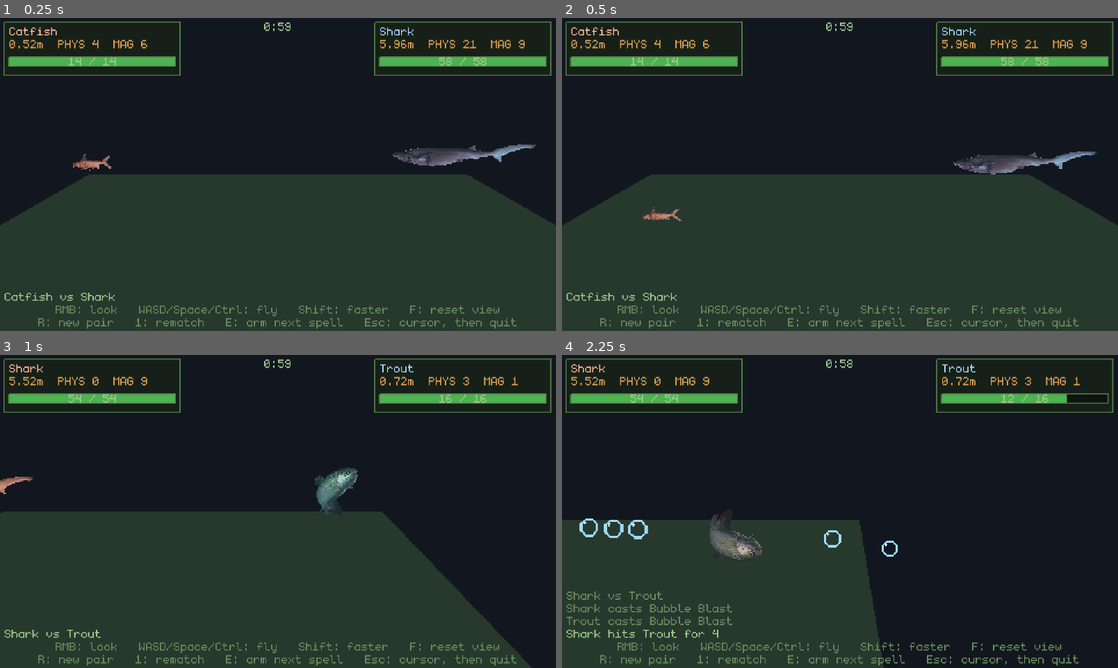
Above: before the commit, frames 1-4 (two rows, left to right).
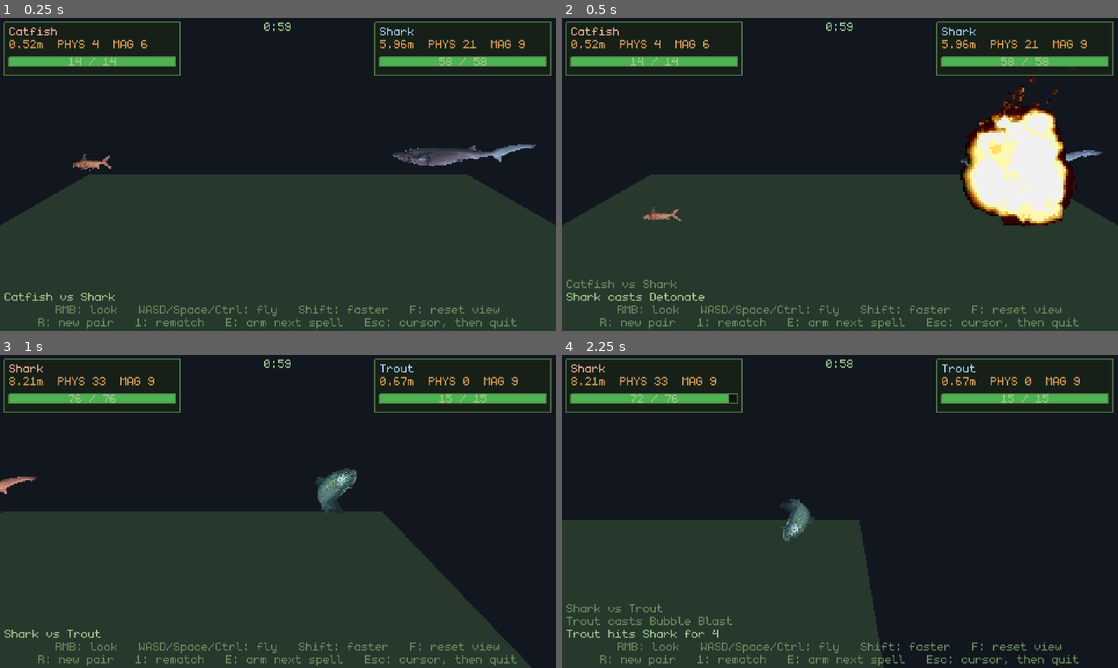
Above: after the commit, the same moments.

Repository: poissew/fishing-game
Game: Godot game, scene res://dev/TestArena.tscn
Two runs of this game, one before a commit and one after it. Both use one fixed random seed, a clock stepped at 60 frames per second and the inputs below. This scene is started directly instead of the project's main scene. The engine's default icon, where the game draws it, is replaced by a stand-in: a white triangle on a blue panel in a dark square.
Inputs (mouse positions are in pixels of both pictures, inside the frame that each line leads up to):
- Up to frame 1 (0.25 s): no input
- Up to frame 2 (0.5 s): no input
- Up to frame 3 (1 s): tap Enter (ui_accept) at 0.5, 0.77 s; move the mouse to (400, 495) at 0.52 s; hold D (right) from 0.53 s (still down); hold E (interact) from 0.53 s (still down); click (400, 495) at 0.67 s
- Up to frame 4 (2.25 s): release D (right) at 1.25 s; release E (interact) at 1.25 s; drag from (728, 527) to (812, 574) at 1.27 s; move the mouse to (895, 442) at 2.02 s; hold D (right) from 2.03 s (still down); tap Space at 2.1 s

Frame 1 is identical in both runs. In frame 2, 6.9% of the frame differs, in the area x 0-98%, y 18-91%; in frame 3, 0.5%; in frame 4, 2.5%.

Commit message:
feat: added boxer spell

Diff:
--- a/classes/battle_fish.gd
+++ b/classes/battle_fish.gd
@@ -18,7 +18,8 @@
 ##
 ## Spells ride on the FishInstance and are cast from here. A spell that
 ## triggers ON_HIT goes off on the next thing this fish runs into, fish or wall
-## or floor, rolls its damage through SpellInstance.try_cast() and feeds it into
+## or floor, rolls its damage through SpellInstance.try_cast_at() - on the stats
+## this body reckons it has, passives and all, see caster_power() - and feeds it into
 ## the same take_damage() a touch uses - the only difference is that a blast
 ## comes from a point in the world rather than from another fish, and so shoves
 ## outwards from it, the caster included. A spell can also wait for the top of a
@@ -222,6 +223,8 @@
 ## The fish's CowardSpellData, if it carries one: read once when the fish is
 ## bound rather than looked up every hop. Null for a fish that will fight.
 var _coward: CowardSpellData = null
+## Its BoxerSpellData, likewise: the one that moves its magic into its fists.
+var _boxer: BoxerSpellData = null
 
 ## The volley a spell left running: what there is still to fire, at what, and
 ## how long the fish hangs there before gravity gets it back.
@@ -285,6 +288,7 @@
 ## rather than per hop: a passive cannot come or go in the middle of a fight.
 func _read_passives() -> void:
 	_coward = null
+	_boxer = null
 	if fish == null:
 		return
 	for spell in fish.spells:
@@ -293,6 +297,9 @@
 		var coward := spell.data as CowardSpellData
 		if coward != null:
 			_coward = coward
+		var boxer := spell.data as BoxerSpellData
+		if boxer != null:
+			_boxer = boxer
 
 ## Reads the size, weight and icon off the fish and builds the body out of them.
 func _apply_fish() -> void:
@@ -350,21 +357,37 @@
 
 # -- Stats --------------------------------------------------------------------
 
-## Damage this fish deals on contact. A coward deals a share of it - none, by
-## default: it will not fight, and that is the price of the spell. The fish's
-## own phys_dmg is left alone, so what a spell scaling off it does is unchanged
-## and the selection screen still reports the catch honestly.
+## Damage this fish deals on contact, once its passives have had their say: a
+## boxer folds its magic damage in here, a coward keeps a share of the result -
+## none, by default, because it will not fight.
+##
+## The FishInstance's own phys_dmg is left alone either way, so the selection
+## screen still reports the catch honestly. This is the number the arena uses.
 func phys_dmg() -> int:
 	if fish == null:
 		return 0
+	var power := fish.phys_dmg
+	if _boxer != null:
+		power += int(round(fish.magic_dmg * _boxer.conversion))
 	if _coward != null:
-		return int(round(fish.phys_dmg * _coward.phys_scale))
-	return fish.phys_dmg
-
-## Damage this fish's spells scale off. SpellInstance takes the FishInstance
-## itself and picks this or phys_dmg depending on the spell's type.
+		power = int(round(power * _coward.phys_scale))
+	return maxi(0, power)
+
+## Damage this fish's spells scale off, once its passives have had their say: a
+## boxer has spent it on its fists and has none of it left.
 func magic_dmg() -> int:
-	return fish.magic_dmg if fish != null else 0
+	if fish == null:
+		return 0
+	if _boxer != null:
+		return maxi(0, int(round(fish.magic_dmg * _boxer.magic_scale)))
+	return fish.magic_dmg
+
+## The stat a spell of this type scales off, as this body reckons it. Every cast
+## goes through here rather than reading the FishInstance, so a passive that
+## rearranges what a fish's stats mean reaches its spells as well as its touches
+## - a boxer's blast is worth nothing because a boxer has no magic left.
+func caster_power(data: SpellData) -> int:
+	return magic_dmg() if data.is_magical() else phys_dmg()
 
 func is_alive() -> bool:
 	return fish != null and fish.is_alive() and not _dead
@@ -672,7 +695,7 @@
 	for spell in fish.ready_spells(SpellData.Trigger.ON_HIT):
 		if spell.data.needs_hit and not landed:
 			continue
-		var damage := spell.try_cast(fish)
+		var damage := spell.try_cast_at(caster_power(spell.data))
 		if damage == SpellInstance.NOT_READY:
 			continue
 		cast_spell.emit(spell.data, other)
@@ -796,7 +819,7 @@
 		var camera := spell.data as PaparazziSpellData
 		if camera == null:
 			continue
-		if spell.try_cast(fish) == SpellInstance.NOT_READY:
+		if spell.try_cast_at(caster_power(spell.data)) == SpellInstance.NOT_READY:
 			continue
 		# No target: the camera goes off whether or not anybody is in the shot.
 		cast_spell.emit(spell.data, null)
@@ -860,7 +883,7 @@
 	var target := _target_below(slam)
 	if target == null:
 		return
-	var damage := spell.try_cast(fish)
+	var damage := spell.try_cast_at(caster_power(spell.data))
 	if damage == SpellInstance.NOT_READY:
 		return
 	cast_spell.emit(spell.data, target)
@@ -906,7 +929,7 @@
 	var target := _nearest_enemy()
 	if target == null:
 		return
-	var damage := spell.try_cast(fish)
+	var damage := spell.try_cast_at(caster_power(spell.data))
 	if damage == SpellInstance.NOT_READY:
 		return
 	cast_spell.emit(spell.data, target)
--- a/classes/fish_data.gd
+++ b/classes/fish_data.gd
@@ -11,6 +11,7 @@
 	preload("res://data/spells/trauma.tres"),
 	preload("res://data/spells/ground_slam.tres"),
 	preload("res://data/spells/paparazzi.tres"),
+	preload("res://data/spells/boxer.tres"),
 ]
 
 enum Rarity {
--- /dev/null
+++ b/classes/spells/boxer_spell_data.gd
@@ -0,0 +1,28 @@
+## A passive: the fish does not do magic, it does fists.
+##
+## Everything it would have put into a spell goes into what it hits things with
+## instead - `conversion` of its magic damage is added to its physical damage,
+## and `magic_scale` of its magic damage is what it has left, which by default
+## is none of it. It is a conversion and not a bonus: a boxer carrying Detonate
+## blows up for nothing at all.
+##
+## Both halves land on BattleFish.phys_dmg() / magic_dmg(), the two numbers the
+## arena reads for everything - a touch, a spell's damage, the stat lines on the
+## cards. The FishInstance's own stats are untouched, so the catch is still
+## reported honestly on the selection screen: this is a fish that fights
+## differently, not a fish that is worth something different.
+class_name BoxerSpellData
+extends SpellData
+
+@export_category("Boxer")
+## How much of the fish's magic damage is added to its physical damage, per
+## point. 1.0 is the straight swap.
+@export_range(0.0, 5.0, 0.05) var conversion: float = 1.0
+## What is left of its magic damage afterwards, as a share. 0.0 is nothing:
+## every spell that scales off magic does nothing in its fins.
+@export_range(0.0, 1.0, 0.05) var magic_scale: float = 0.0
+
+## Never called - nothing casts a passive - and 0 so that anything totalling up
+## what a fish can do does not count this as damage of its own.
+func compute_damage(_caster_power: int) -> int:
+	return 0
--- a/classes/spells/spell_instance.gd
+++ b/classes/spells/spell_instance.gd
@@ -49,8 +49,17 @@
 ## Fires the spell and returns the damage rolled, or NOT_READY if it is still
 ## cooling down. Check is_ready() first if you need to branch before spending
 ## the cast.
+##
+## Reads the caster's stats straight off it, which is right for anything
+## simulating a fight with no bodies in it. A battler casts through
+## try_cast_at() instead: in an arena a fish's stats are what its passives say
+## they are, and the FishInstance does not know about those.
 func try_cast(caster: FishInstance) -> int:
+	return try_cast_at(caster_power(caster))
+
+## Fires the spell with a power the caller has already worked out.
+func try_cast_at(power: int) -> int:
 	if not is_ready():
 		return NOT_READY
 	cooldown_left = float(data.base_cooldown)
-	return data.compute_damage(caster_power(caster))
+	return data.compute_damage(power)
--- /dev/null
+++ b/data/spells/boxer.tres
@@ -0,0 +1,14 @@
+[gd_resource type="Resource" script_class="BoxerSpellData" format=3]
+
+[ext_resource type="Script" path="res://classes/spells/boxer_spell_data.gd" id="1_boxr"]
+
+[resource]
+script = ExtResource("1_boxr")
+name = "Boxer"
+description = "Never had any patience for spellwork. Whatever this one had in the way of magic, it puts into hitting things instead."
+trigger = 3
+base_power = 0
+base_type = 0
+base_cooldown = 0
+conversion = 1.0
+magic_scale = 0.0
Not shown, added: classes/spells/boxer_spell_data.gd.uid
Not shown, changed: CLAUDE.md
